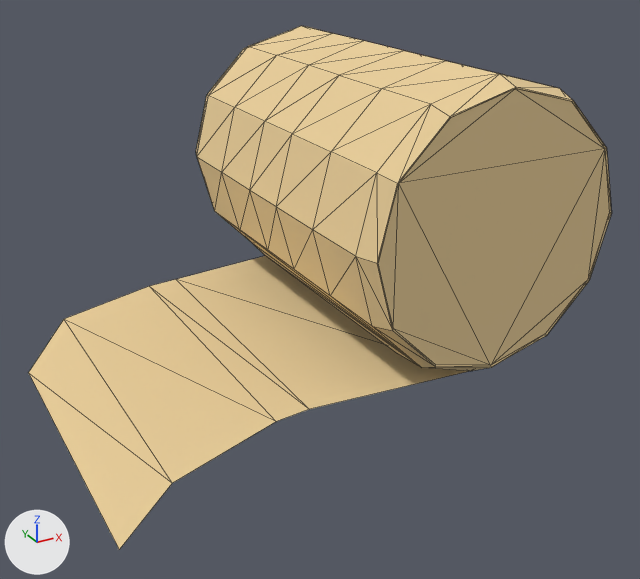
An edit to the glTF model Models/OBJECTS/Bandage.glb, drawn before and after from the same camera.
Camera for both pictures: a camera (50 mm lens) standing at (-0.34, -0.542, 0.195) and looking at (-0.071, -0.055, -0.049). Every picture has the same lights, and +X, +Y and +Z are marked at lower left. Mesh edges are drawn as thin lines. Vertices at the same position are counted once.

Before the edit, the objects in view are built like this:
```python
me_cylinder_001 = bpy.data.meshes.new('Cylinder.001')
me_cylinder_001.from_pydata(...)  # 122 vertices, 230 faces; spans x -0.257..0.11, y -0.184..0.144, z -0.102..0.1
# faces by material slot: [10, 220]
me_cylinder_001.materials.append(mat_h)  # red #ff0000
me_cylinder_001.materials.append(mat_cloth)  # beige #ebd09b
ob_bandage = bpy.data.objects.new('Bandage', me_cylinder_001)
ob_bandage.location = (0.0, 0.0, 0.0)
```
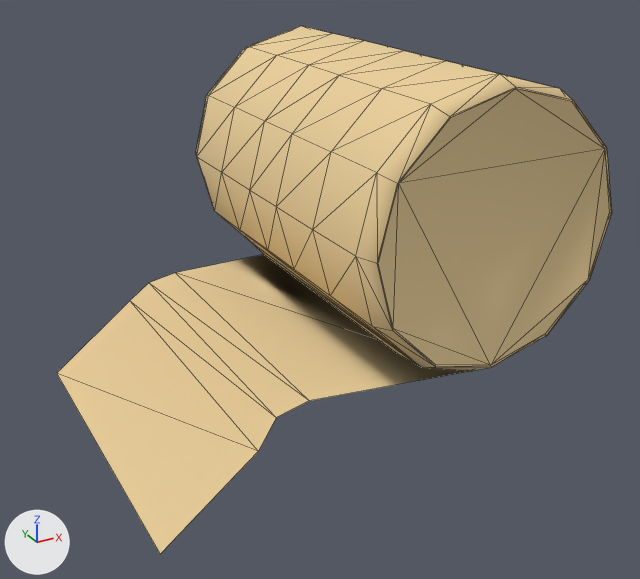
The newer file is also turned or shifted as a whole; pictures and numbers use the older file's frame.

Boxes (x1, y1, x2, y2) around the edits, measured in the pictures (640 x 579 px; the box of a moved part takes in the faces that stretch with it):
```json
{"object": "Bandage", "change": "reshaped", "before": [29, 26, 612, 549], "after": [57, 26, 612, 554]}
{"part": 1, "of": "me_cylinder_001", "change": "moved or reshaped", "before": [29, 256, 468, 549], "after": [57, 255, 468, 554]}
```

Edits to the scene script, one JSON object a line:
```json
{"block": "me_cylinder_001", "where": "# used by ob_bandage; location = (0.0, 0.0, 0.0)"}
{"op": "remove", "block": "me_cylinder_001", "code": "me_cylinder_001.from_pydata(...)  # 122 vertices, 230 faces; spans x -0.257..0.11, y -0.184..0.144, z -0.102..0.1"}
{"op": "add", "block": "me_cylinder_001", "code": "me_cylinder_001.from_pydata(...)  # 122 vertices, 230 faces; spans x -0.241..0.11, y -0.202..0.144, z -0.098..0.1"}
{"block": "me_cylinder_001", "change": "me_cylinder_001 part 1"}
{"op": "set", "path": "me_cylinder_001.vertices[38].co", "old": "(-0.114, 0.121, -0.098)", "new": "(-0.114, 0.121, -0.092)", "note": "pixel (175, 279) -> pixel (175, 272)"}
{"op": "set", "path": "me_cylinder_001.vertices[39].co", "old": "(-0.114, -0.118, -0.098)", "new": "(-0.114, -0.118, -0.092)", "note": "pixel (309, 409) -> pixel (309, 400)"}
{"op": "set", "path": "me_cylinder_001.vertices[40].co", "old": "(-0.138, 0.118, -0.098)", "new": "(-0.138, 0.118, -0.096)", "note": "pixel (149, 286) -> pixel (148, 282)"}
{"op": "set", "path": "me_cylinder_001.vertices[41].co", "old": "(-0.138, -0.12, -0.098)", "new": "(-0.138, -0.12, -0.096)", "note": "pixel (276, 421) -> pixel (276, 417)"}
{"op": "set", "path": "me_cylinder_001.vertices[42].co", "old": "(-0.216, 0.089, -0.099)", "new": "(-0.163, 0.089, -0.095)", "note": "pixel (63, 319) -> pixel (129, 300)"}
{"op": "set", "path": "me_cylinder_001.vertices[43].co", "old": "(-0.216, -0.149, -0.099)", "new": "(-0.163, -0.149, -0.095)", "note": "pixel (172, 483) -> pixel (258, 451)"}
{"op": "set", "path": "me_cylinder_001.vertices[44].co", "old": "(-0.257, 0.022, -0.102)", "new": "(-0.241, 0.005, -0.098)", "note": "pixel (28, 372) -> pixel (56, 373)"}
{"op": "set", "path": "me_cylinder_001.vertices[45].co", "old": "(-0.257, -0.184, -0.102)", "new": "(-0.241, -0.202, -0.098)", "note": "pixel (119, 549) -> pixel (160, 554)"}
{"block": "me_cylinder_001", "change": "me_cylinder_001 part 2: the surface is now shaded smooth"}
```
